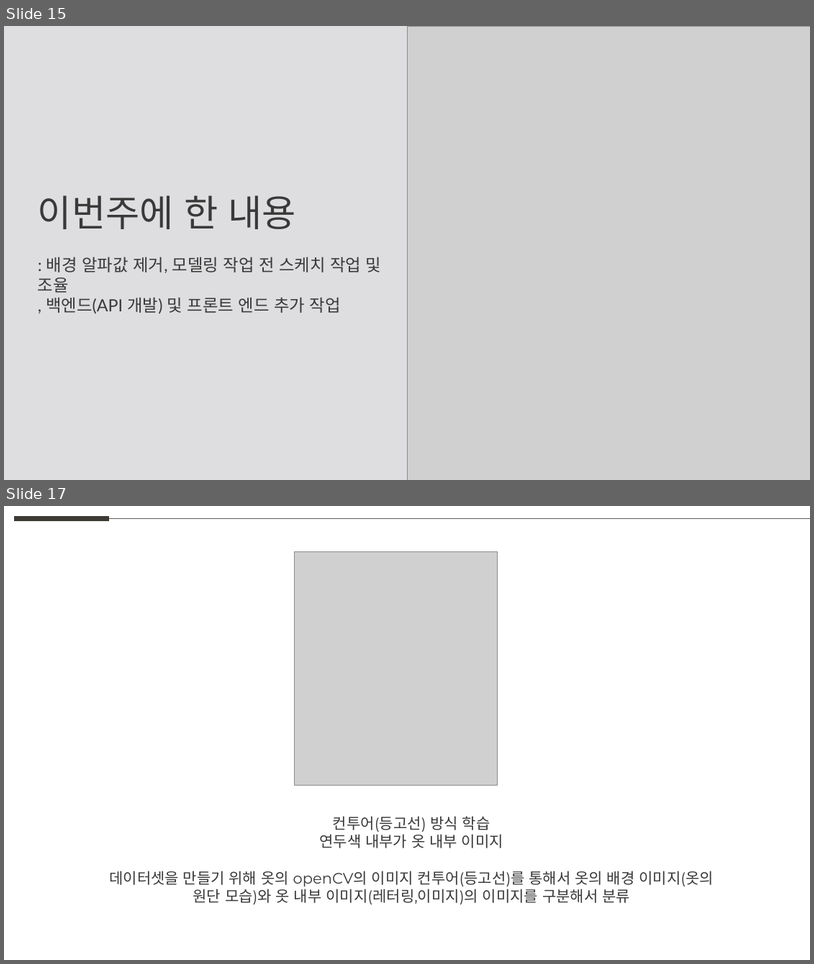
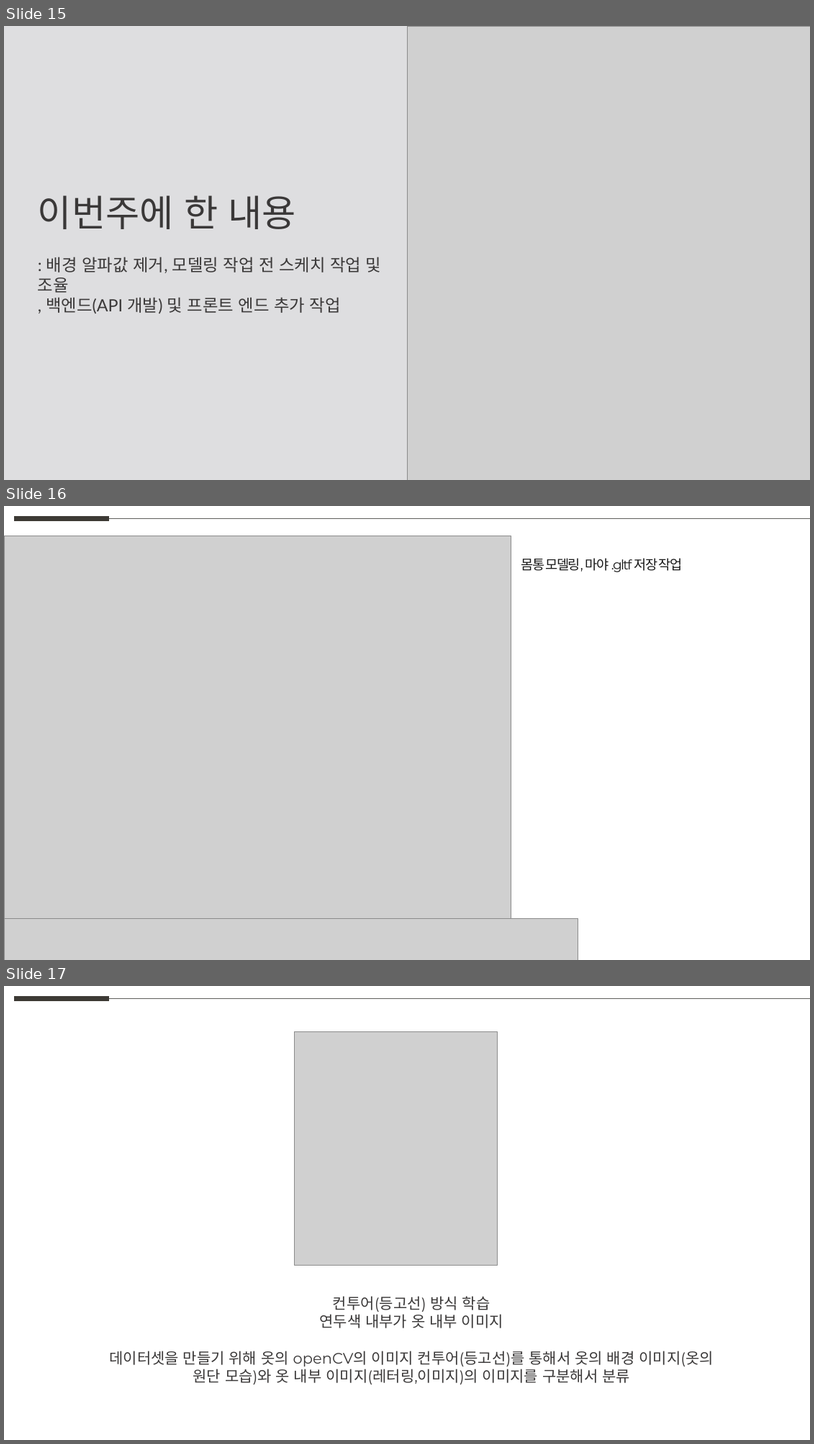
Before and after one commit to weaknessHero/Project_AvatarS, a slide deck: 발표자료/업데이트/LJJppt.pptx. Shown one above the other, each under a label of ours: slides 15 and 17 before the commit, slides 15, 16 and 17 after it; the slides between them are not shown. The pictures are 814x964 and 814x1444 pixels, drawn with LibreOffice and Linux fonts; fonts in the diff are those of the drawing; grey boxes stand for pictures. Boxes give left, top, right and bottom in pixels: in the first picture for what was removed or moved away, otherwise in the second. Text is boxed around its words. In the diff, an @@ line names an element or a change of style, - is before the commit and + after.

```diff
--- a/발표자료/업데이트/LJJppt.pptx
+++ b/발표자료/업데이트/LJJppt.pptx
@@ slide 16 added at (4, 506, 810, 960), background #FFFFFF @@
@@ line added from (14, 519) to (109, 519), #3D3A35 6 pt @@
@@ line added from (109, 519) to (810, 519), #5F5F5D 0.5 pt @@
@@ picture added at (4, 536, 512, 919) @@
@@ text added at (522, 558, 683, 572), 16 pt, text #181818 @@
+몸통 모델링, 마야 .gltf 저장 작업
@@ picture added at (4, 918, 579, 960) @@
```
Also in this commit, not shown: 1 slide removed.
